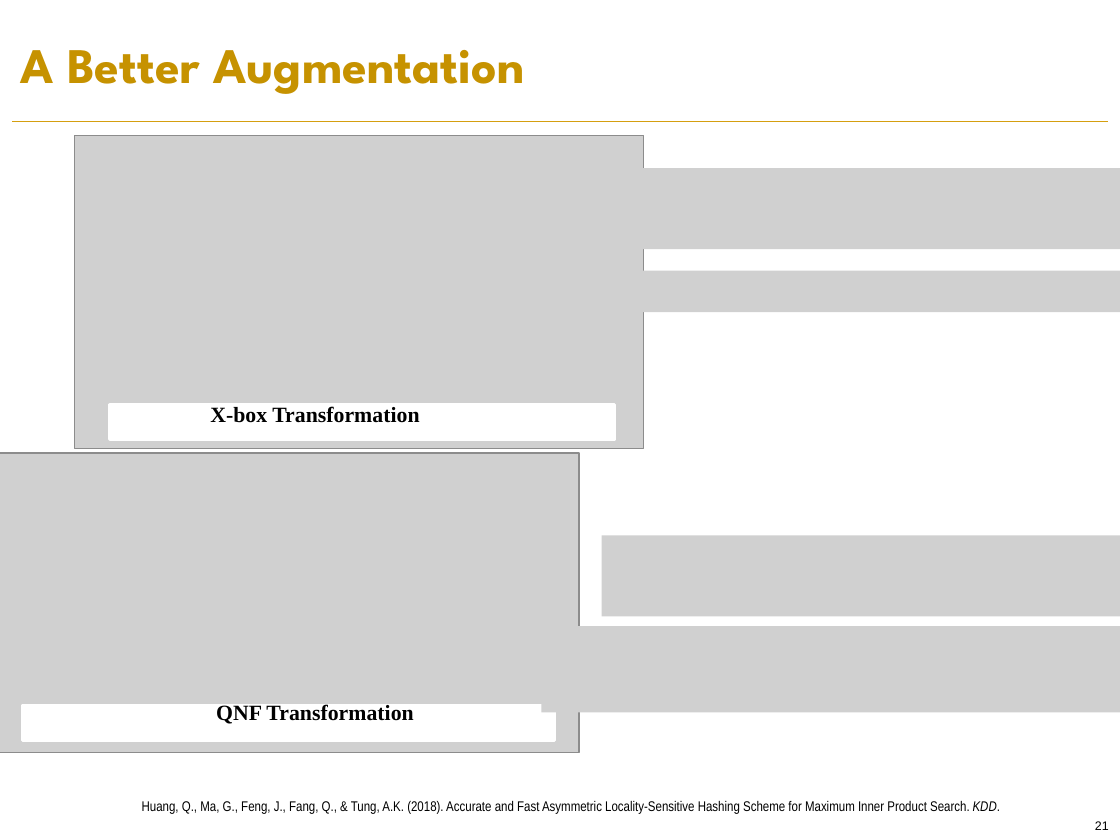
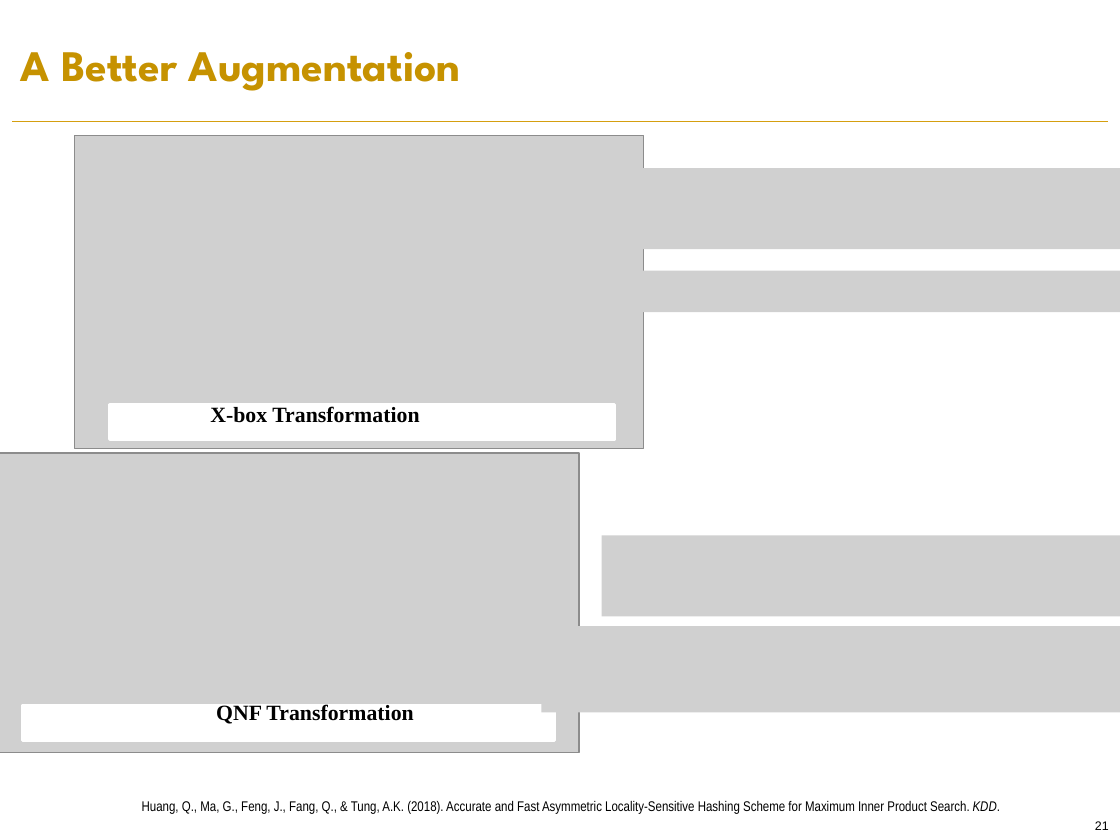
Before and after one commit to PreferredAI/recommendation-retrieval, a slide deck: slide 21 of slides/aaai19-tutorial.pptx. Drawn at 1120x840 pixels with LibreOffice and Linux fonts; fonts in the diff are those of the drawing; grey boxes stand for pictures; background and template pictures are left out. Boxes give left, top, right and bottom in pixels: in the first picture for what was removed or moved away, otherwise in the second. Text is boxed around its words. In the diff, an @@ line names an element or a change of style, - is before the commit and + after.

```diff
--- a/slides/aaai19-tutorial.pptx
+++ b/slides/aaai19-tutorial.pptx
@@ title "A Better Augmentation" at [21,52,461,91]: size 32 to 28 pt @@
```
Also in this commit, not shown: 7 other slides changed, 2 slides added.
